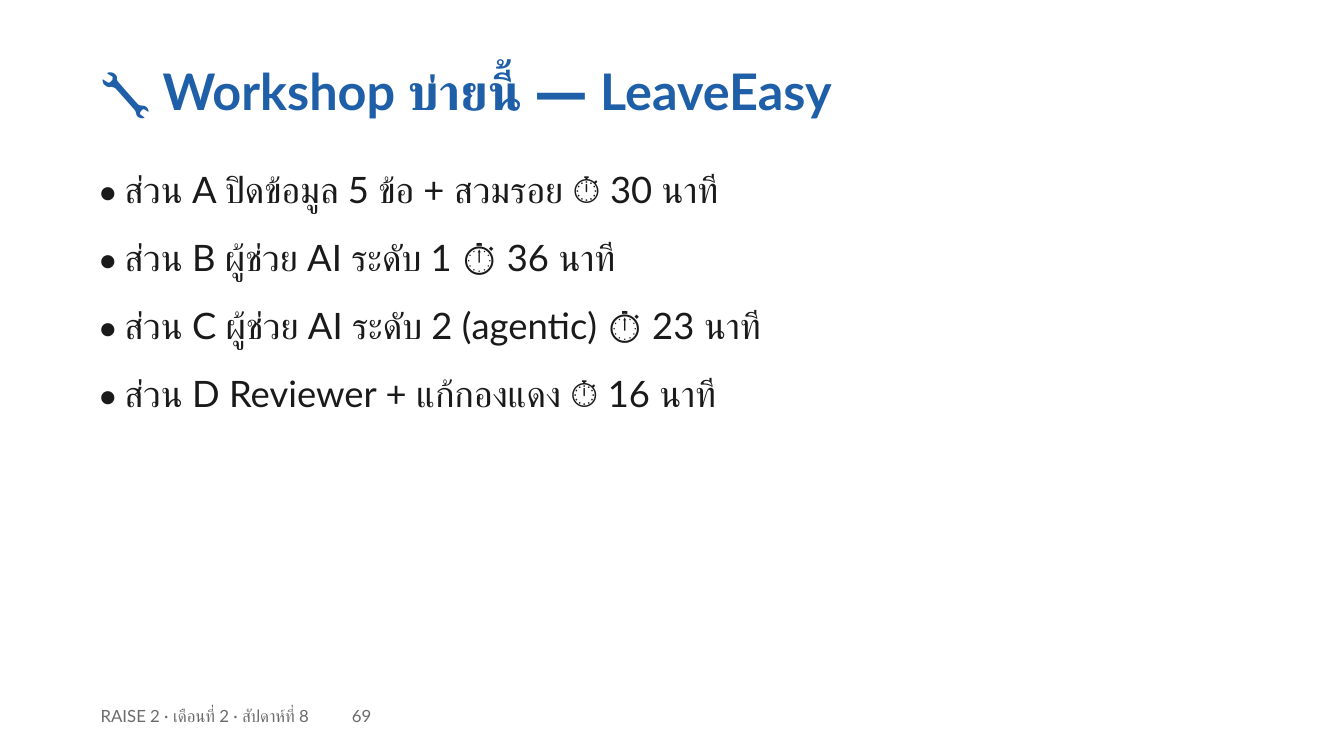
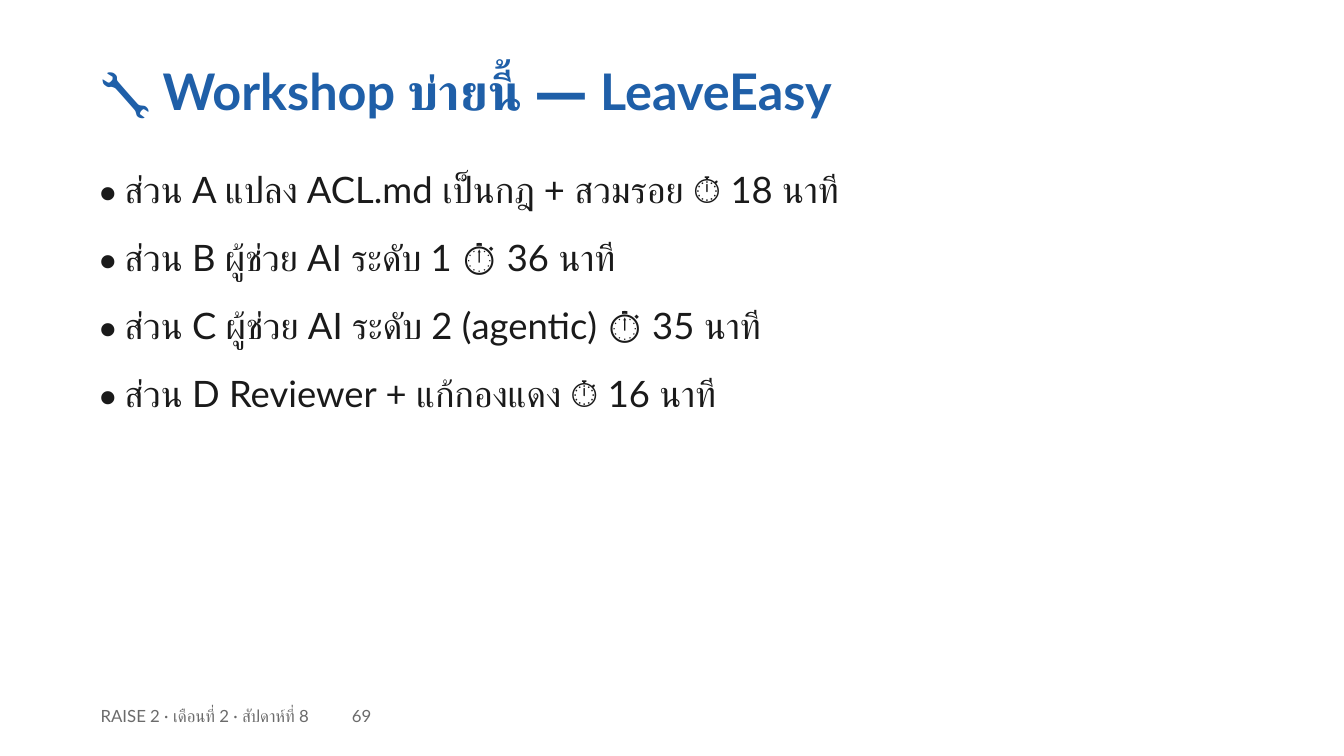
Before and after one commit to cnacha-mfu/raise2-module2, a slide deck: slide 69 of materials/week8/w8-slides.pptx. Drawn at 1344x756 pixels with LibreOffice and Linux fonts; fonts in the diff are those of the drawing. Boxes give left, top, right and bottom in pixels: in the first picture for what was removed or moved away, otherwise in the second. Text is boxed around its words. In the diff, an @@ line names an element or a change of style, - is before the commit and + after.

```diff
--- a/materials/week8/w8-slides.pptx
+++ b/materials/week8/w8-slides.pptx
@@ text at bbox=[124, 175, 838, 212]: text changed @@
-• ส่วน A ปิดข้อมูล 5 ข้อ + สวมรอย ⏱ 30 นาที
+• ส่วน A แปลง ACL.md เป็นกฎ + สวมรอย ⏱ 18 นาที
@@ text at bbox=[124, 310, 760, 349]: text changed @@
-• ส่วน C ผู้ช่วย AI ระดับ 2 (agentic) ⏱ 23 นาที
+• ส่วน C ผู้ช่วย AI ระดับ 2 (agentic) ⏱ 35 นาที
```
Also in this commit, not shown: 4 other files.
